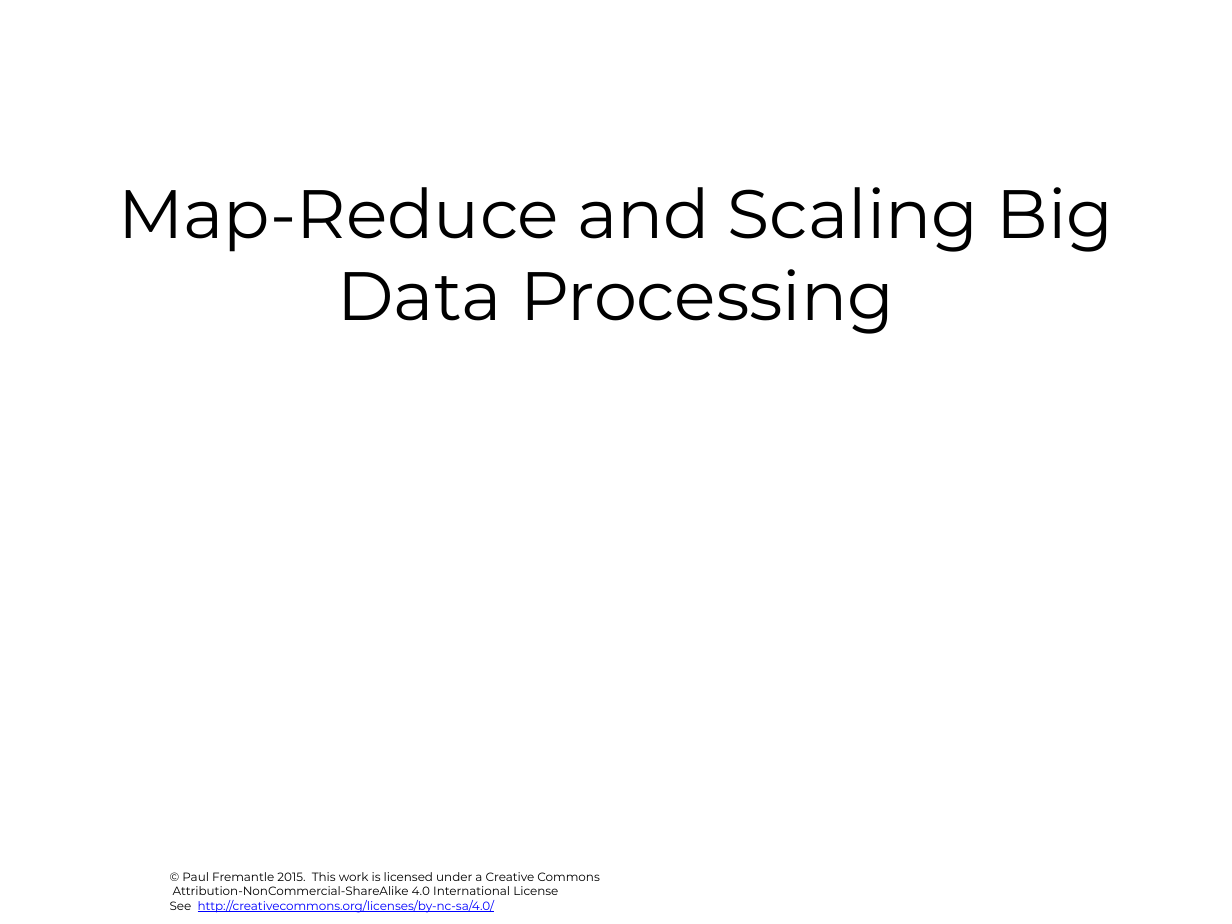
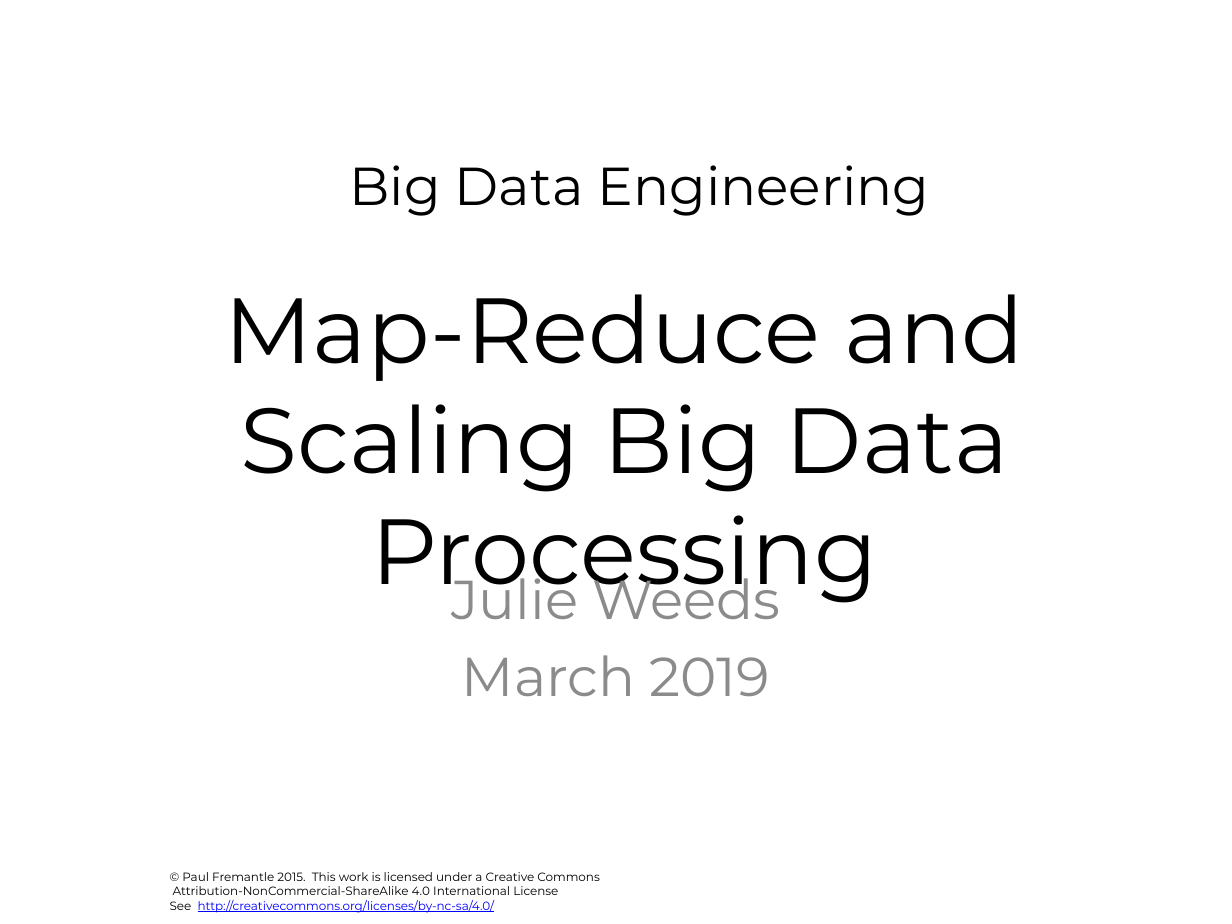
Before and after one commit to julieweeds/BigData, a slide deck: slide 1 of pres-source/02-map-reduce.pptx. Drawn at 1232x924 pixels with LibreOffice and Linux fonts; fonts in the diff are those of the drawing; background and template pictures are left out. Boxes give left, top, right and bottom in pixels: in the first picture for what was removed or moved away, otherwise in the second. Text is boxed around its words. In the diff, an @@ line names an element or a change of style, - is before the commit and + after.

```diff
--- a/pres-source/02-map-reduce.pptx
+++ b/pres-source/02-map-reduce.pptx
@@ text added at (x1=350, y1=165, x2=930, y2=216), 31.2 pt, text #000000 @@
+Big Data Engineering
@@ title "Map-Reduce and Scaling Big Data ..." moved from (x1=118, y1=187, x2=1114, y2=334) to (x1=225, y1=294, x2=1025, y2=605) @@
@@ title "Map-Reduce and Scaling Big Data ..." at (x1=225, y1=294, x2=1025, y2=605): size 40 to 54 pt @@
@@ subtitle added at (x1=451, y1=566, x2=780, y2=696), 32 pt, text #8C8C8C @@
+Julie Weeds
+March 2019
```
Also in this commit, not shown: 12 other files.
